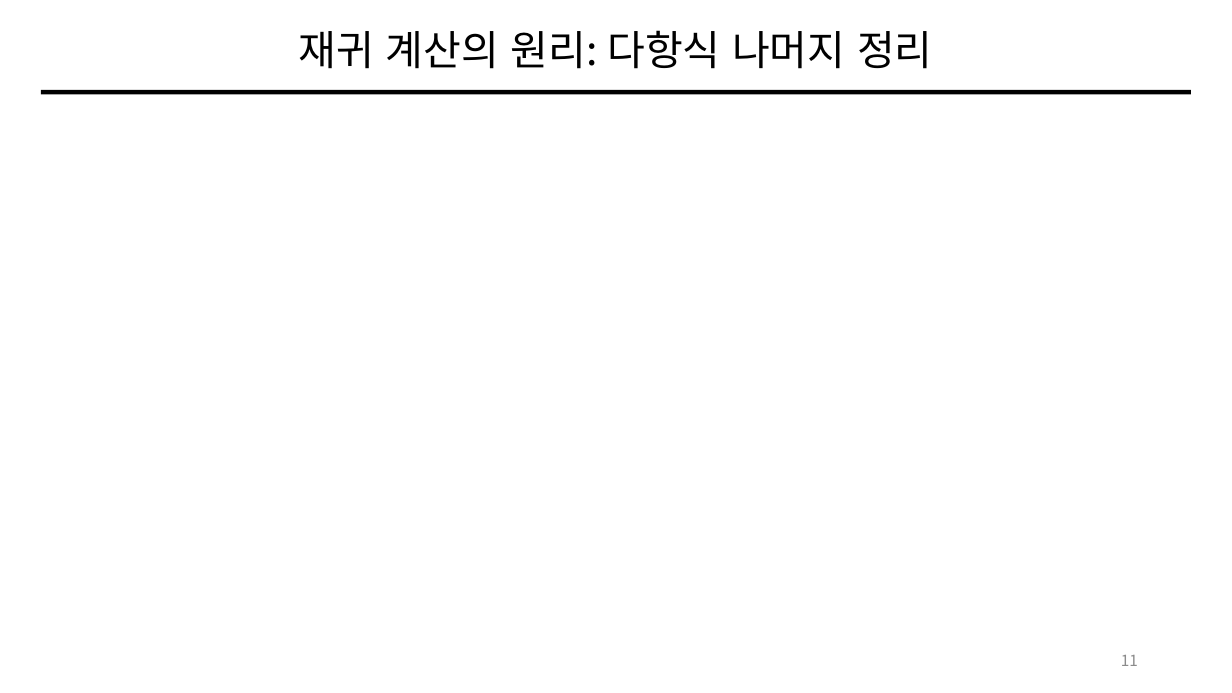
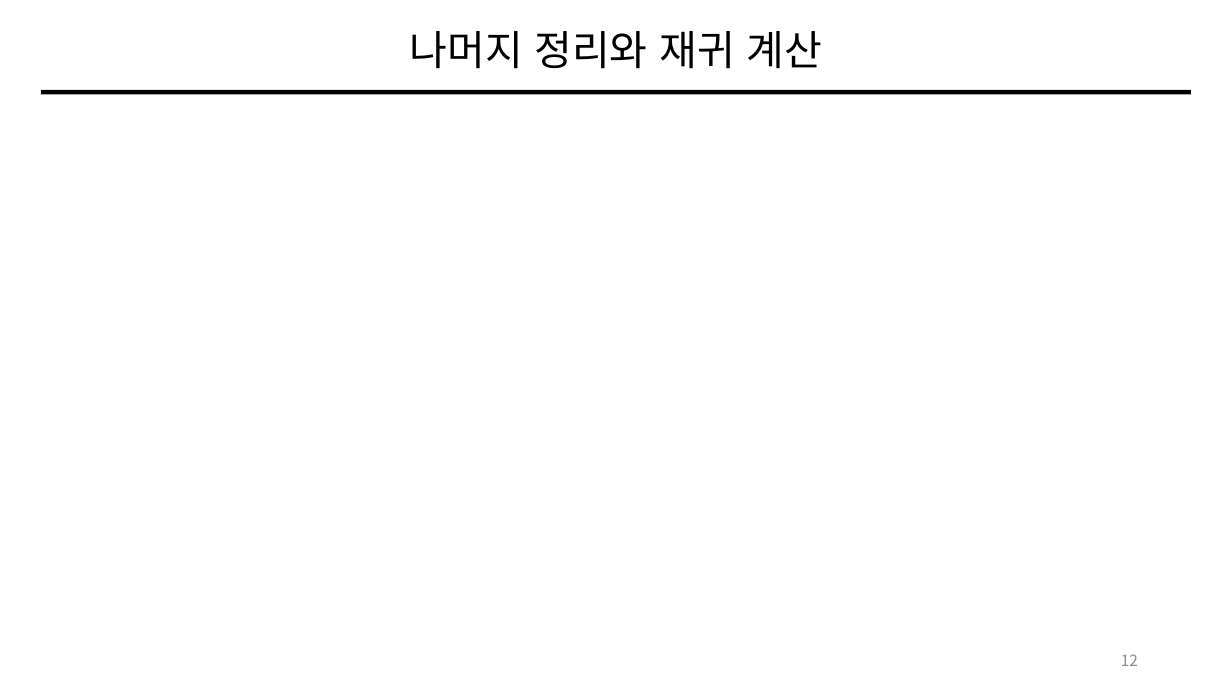
Before and after one commit to giyuubin/PQC, a slide deck: slide 12 of presentation/0828_13_Number-Theoretic-Transform.pptx (slide 11 before the commit). Drawn at 1232x693 pixels with LibreOffice and Linux fonts; fonts in the diff are those of the drawing; grey boxes stand for pictures. Boxes give left, top, right and bottom in pixels: in the first picture for what was removed or moved away, otherwise in the second. Text is boxed around its words. In the diff, an @@ line names an element or a change of style, - is before the commit and + after.

```diff
--- a/presentation/0828_13_Number-Theoretic-Transform.pptx
+++ b/presentation/0828_13_Number-Theoretic-Transform.pptx
@@ title at (410, 31, 822, 69): text changed @@
-재귀 계산의 원리: 다항식 나머지 정리
+나머지 정리와 재귀 계산
@@ page number at (1121, 654, 1138, 666): text changed @@
-11
+12
```
Also in this commit, not shown: 32 other slides changed, 9 slides added.
